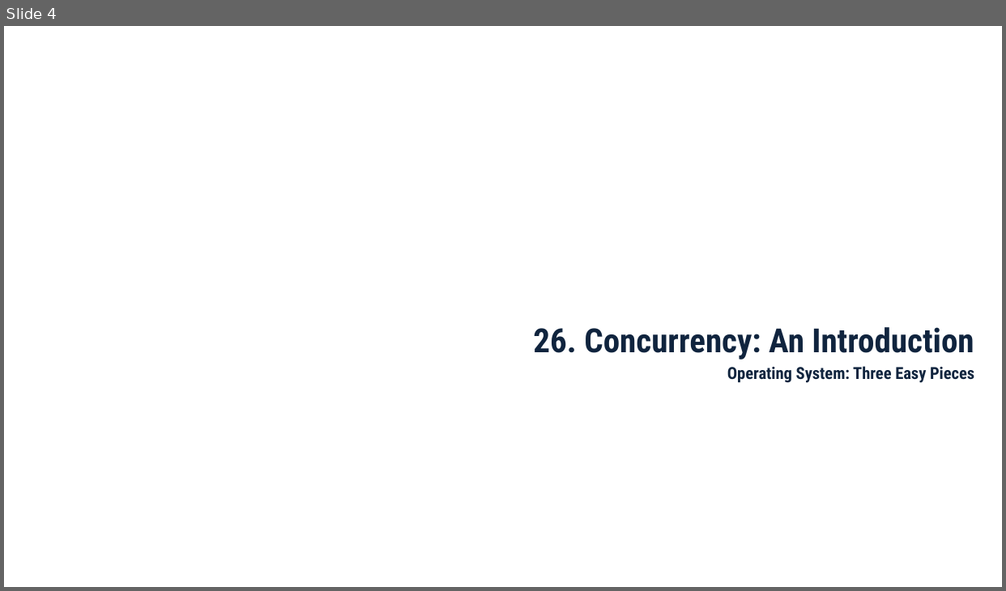
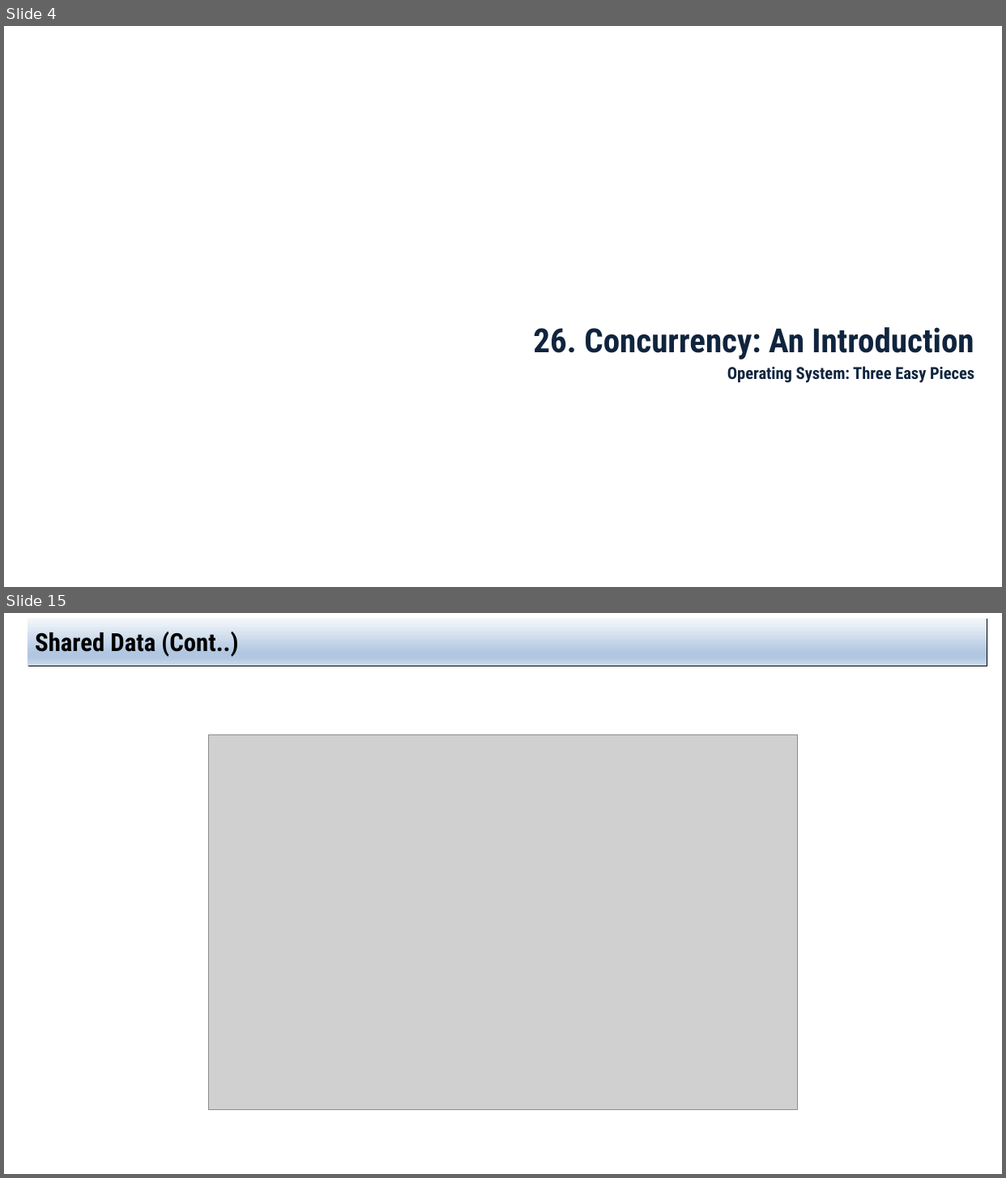
Before and after one commit to jachermocilla/extra-course-materials, a slide deck: cmsc125/ostep/slides/02.Concurrency/26.Concurrency_An_Introduction.pptx. Shown one above the other, each under a label of ours: slide 4 before the commit, slides 4 and 15 after it; the slides between them are not shown. The pictures are 1006x591 and 1006x1178 pixels, drawn with LibreOffice and Linux fonts; fonts in the diff are those of the drawing; grey boxes stand for pictures. Boxes give left, top, right and bottom in pixels: in the first picture for what was removed or moved away, otherwise in the second. Text is boxed around its words. In the diff, an @@ line names an element or a change of style, - is before the commit and + after.

```diff
--- a/cmsc125/ostep/slides/02.Concurrency/26.Concurrency_An_Introduction.pptx
+++ b/cmsc125/ostep/slides/02.Concurrency/26.Concurrency_An_Introduction.pptx
@@ slide 15 added at (x1=4, y1=613, x2=1002, y2=1174), background #FFFFFF @@
@@ title added at (x1=27, y1=618, x2=987, y2=666), fill gradient #F6F9FC to #B0C6E1 to #CAD9EB, 24 pt, text #000000, bold @@
+Shared Data (Cont..)
@@ picture added at (x1=208, y1=735, x2=799, y2=1110) @@
```
Also in this commit, not shown: 6 slides changed, 8 other slides added, 3 other files.
